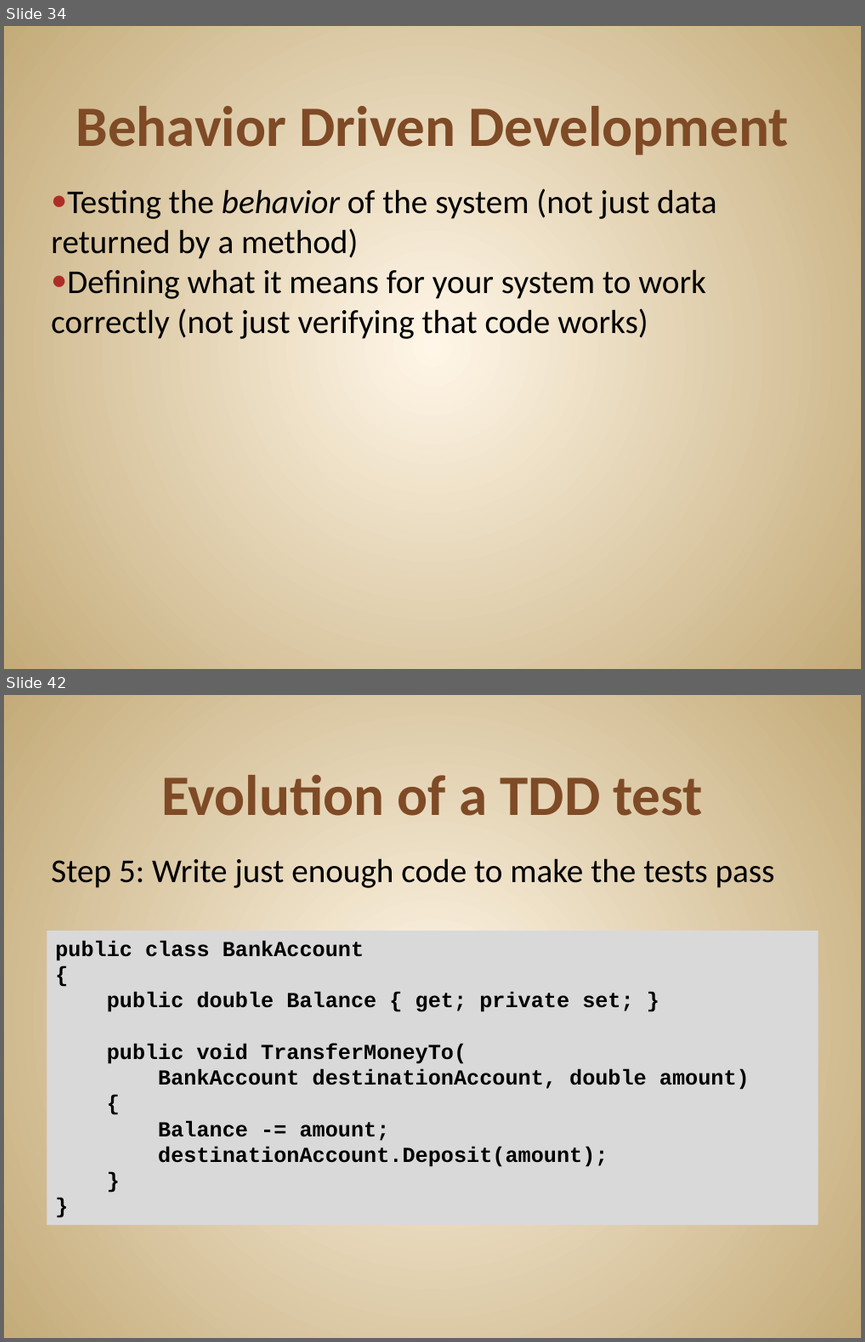
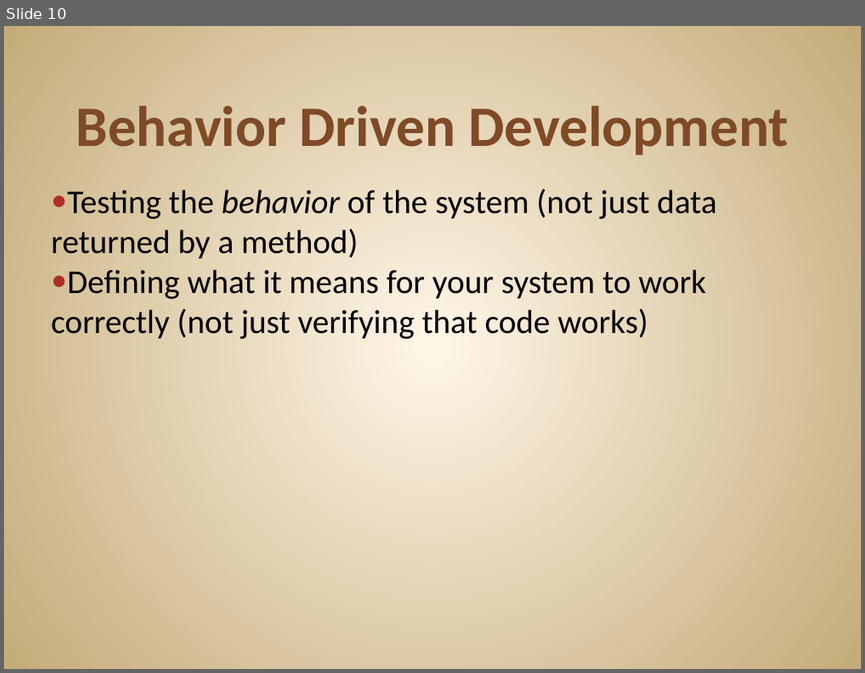
Before and after one commit to JonKruger/TDD-In-Action, a slide deck: TDD In Action.pptx. Shown one above the other, each under a label of ours: slides 34 and 42 before the commit, slide 10 after it; the slides between them are not shown. The pictures are 865x1342 and 865x673 pixels, drawn with LibreOffice and Linux fonts; fonts in the diff are those of the drawing. Boxes give left, top, right and bottom in pixels: in the first picture for what was removed or moved away, otherwise in the second. Text is boxed around its words. In the diff, an @@ line names an element or a change of style, - is before the commit and + after.

```diff
--- a/TDD In Action.pptx
+++ b/TDD In Action.pptx
@@ slide 42 removed at (4, 695, 861, 1338), background gradient #FFF7E8 to #C4AA7A @@
@@ title removed at (161, 775, 703, 816) @@
-Evolution of a TDD test
@@ text removed at (51, 858, 775, 888) @@
-Step 5: Write just enough code to make the tests pass
@@ rectangle removed at (46, 930, 818, 1225) @@
-public class BankAccount
-{
-public double Balance { get; private set; }
-public void TransferMoneyTo(
-BankAccount destinationAccount, double amount)
-{
-Balance -= amount;
-destinationAccount.Deposit(amount);
-}
-}
@@ what was slide 34 is now slide 10 @@
```
Also in this commit, not shown: 4 slides changed, 2 slides added, 21 other slides removed.
